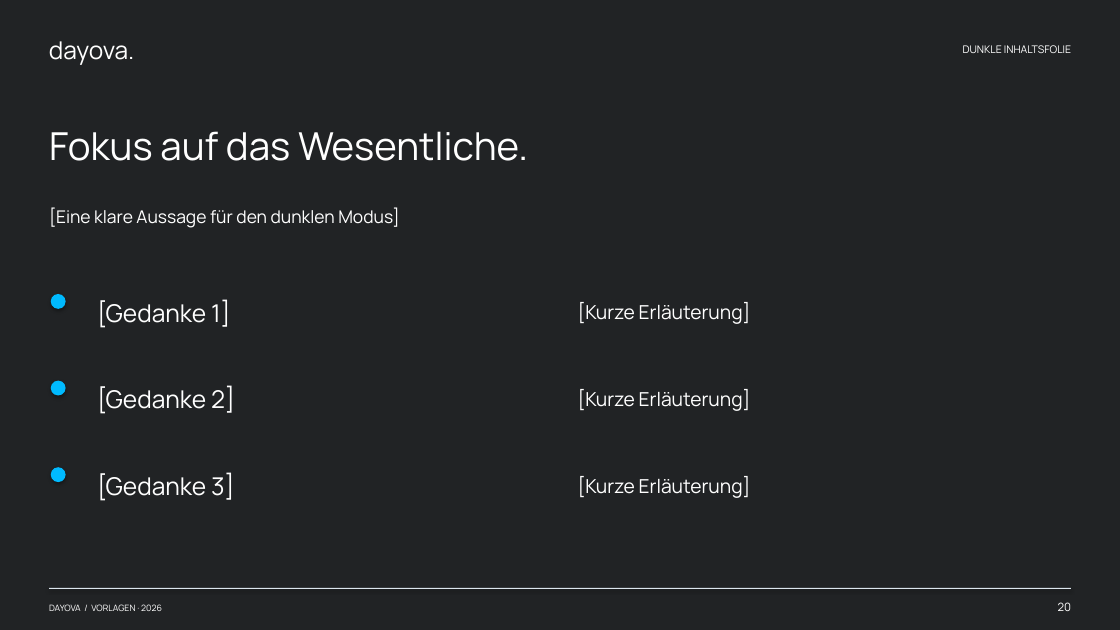
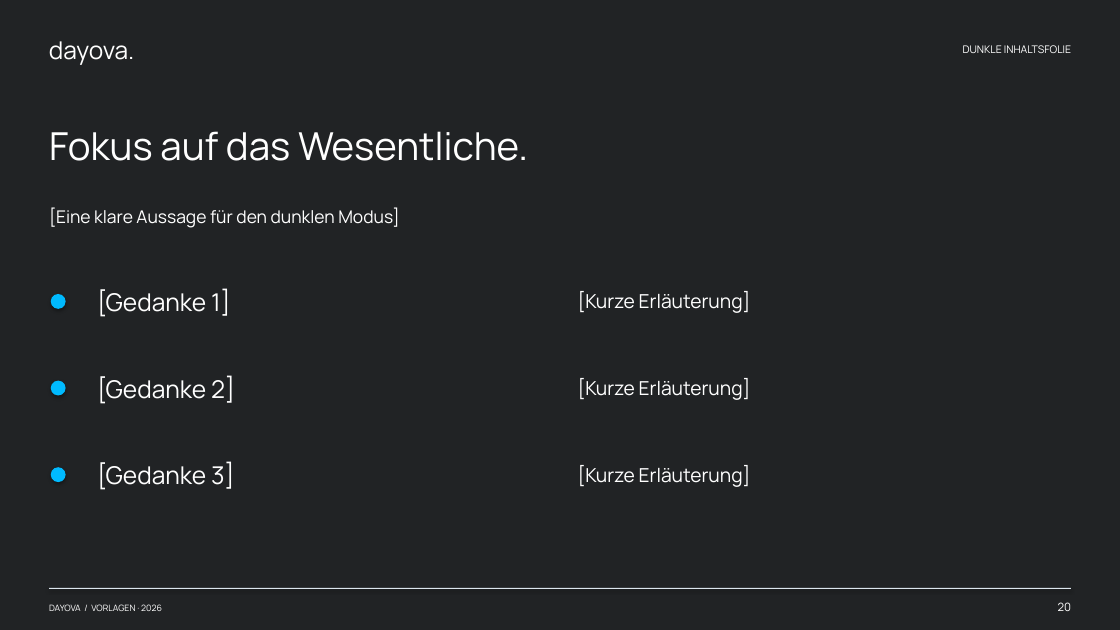
Before and after one commit to Dayova/dayova-mvp, a slide deck: slide 20 of brand/templates/dist/Dayova-Presentation.pptx. Drawn at 1120x630 pixels with LibreOffice and Linux fonts; fonts in the diff are those of the drawing. Boxes give left, top, right and bottom in pixels: in the first picture for what was removed or moved away, otherwise in the second. Text is boxed around its words. In the diff, an @@ line names an element or a change of style, - is before the commit and + after.

Commit message:
Align dark slide bullet rows and finish visual audit

```diff
--- a/brand/templates/dist/Dayova-Presentation.pptx
+++ b/brand/templates/dist/Dayova-Presentation.pptx
@@ 3 texts: place and size @@
-3 texts at <box>97,299,235,501</box>
+3 texts at <box>97,288,235,490</box>
@@ line spacing 1.25 to 1; vertical alignment top to middle in 6 elements at <box>97,288,231,317</box>, <box>97,375,235,404</box>, <box>97,462,235,490</box>, <box>578,291,751,313</box>, <box>578,378,751,400</box>, <box>578,465,751,487</box> @@
@@ 3 texts: place and size @@
-3 texts at <box>578,302,751,498</box>
+3 texts at <box>578,291,751,487</box>
```
Also in this commit, not shown: 10 other files.
